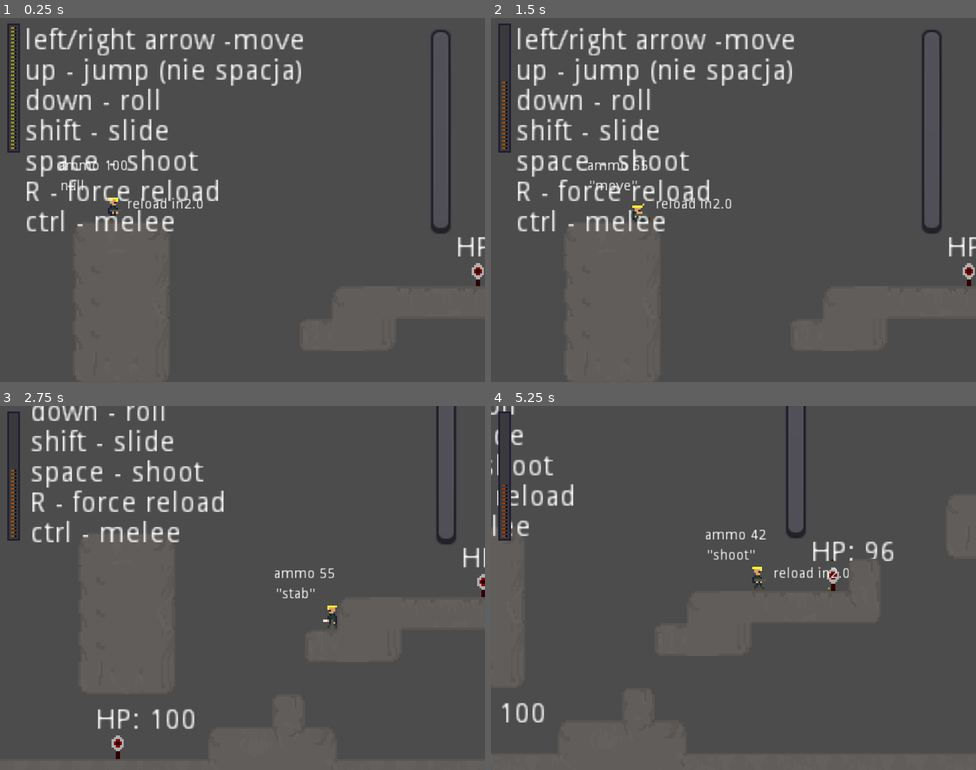
Above: before the commit, frames 1-4 (two rows, left to right).
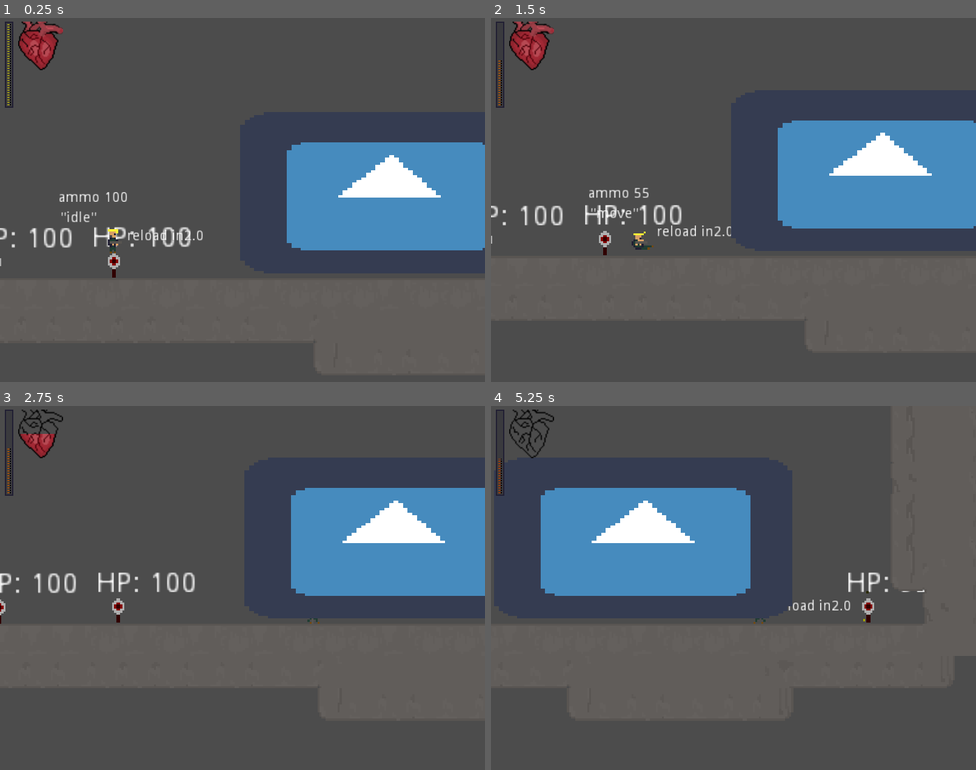
Above: after the commit, the same moments.

Repository: raczynskid/PixelSoldier
Game: Godot game, scene res://World.tscn
Same seed, same stepped clock (60 frames per second), same inputs: the game is played once before the commit and once after it. The engine's default icon, where the game draws it, is replaced by a stand-in: a white triangle on a blue panel in a dark square.
Inputs:
- Up to frame 1 (0.25 s): no input
- Up to frame 2 (1.5 s): hold Space (fire) 0.53-1.28 s; hold Right (ui_right) from 0.53 s (still down); tap Up (ui_up) at 0.77 s; tap Shift (slide) at 1.35 s
- Up to frame 3 (2.75 s): tap Up (ui_up) at 1.52 s; release Right (ui_right) at 2.03 s; hold Left (ui_left) from 2.03 s (still down); tap Ctrl (stab) at 2.1 s
- Up to frame 4 (5.25 s): release Left (ui_left) at 2.78 s; hold Right (ui_right) 2.78-4.28 s; tap Space (fire) at 2.85 s; tap Up (ui_up) at 3.02, 3.77, 4.52 s; hold Shift (slide) 3.53-4.28 s; hold Left (ui_left) 4.28-5.03 s; tap Ctrl (stab) at 4.35 s; hold Right (ui_right) from 5.03 s (still down); hold Space (fire) from 5.03 s (still down)

The runs differ from the first frame. In frame 1, 21% of the frame differs, in the area x 0-100%, y 1-74%; in frame 2, 21%; in frame 3, 20%; in frame 4, 19%.

Commit message:
#7 player taking damage from area collisions #18 artwork for health bar and connected to UI

Diff:
--- a/Characters/Player.gd
+++ b/Characters/Player.gd
@@ -13,6 +13,7 @@
 var roll_enabled = true
 var can_shoot = true
 var ammo = Globals.RIFLE_MAX_AMMO
+var hp = Globals.PLAYER_MAX_HP
 
 # load vectors
 var velocity = Vector2.ZERO
@@ -32,6 +33,7 @@
 
 # load UI elements
 onready var ammo_bar = get_node("UI/Interface/Bar/TextureProgress")
+onready var health_bar = get_node("UI/Interface/Bar/HP")
 
 # load misc nodes
 onready var beam = get_node("RifleBeam")
@@ -46,6 +48,7 @@
 
 	# update UI
 	ammo_bar.value = ammo
+	health_bar.value = hp
 
 	# apply gravity to player
 	velocity = gravity_modifiers(delta, velocity)
@@ -393,3 +396,6 @@
 
 func end_stab():
 	current_state = "idle"
+
+func take_damage(dmg):
+	hp -= dmg
--- a/Characters/Player.tscn
+++ b/Characters/Player.tscn
@@ -589,7 +589,12 @@
 [sub_resource type="RectangleShape2D" id=49]
 extents = Vector2( 3.21213, 5.15545 )
 
-[node name="Player" type="KinematicBody2D"]
+[sub_resource type="RectangleShape2D" id=50]
+extents = Vector2( 2.17047, 5.89108 )
+
+[node name="Player" type="KinematicBody2D" groups=[
+"player",
+]]
 script = ExtResource( 7 )
 
 [node name="AnimationTree" type="AnimationTree" parent="."]
@@ -675,4 +680,10 @@
 margin_top = 3.43313
 margin_right = 3.51483
 margin_bottom = 3.43311
+
+[node name="HitboxArea" type="Area2D" parent="."]
+
+[node name="Hitbox" type="CollisionShape2D" parent="HitboxArea"]
+position = Vector2( -1.15204, -5.83455 )
+shape = SubResource( 50 )
 [connection signal="area_entered" from="ActionPivot/knife_hurtbox" to="ActionPivot/knife_hurtbox" method="_on_knife_hurtbox_area_entered"]
--- a/Characters/knife_hurtbox.gd
+++ b/Characters/knife_hurtbox.gd
@@ -1,7 +1,7 @@
 extends Area2D
 onready var hit_object = null
 
-# called from hurtbox area area entered signal
+# called when hurtbox area entered signal
 func _on_knife_hurtbox_area_entered(body):
 	# body : Area2D
 	# get parent of the hitbox
--- /dev/null
+++ b/Environments/DamageArea.gd
@@ -0,0 +1,10 @@
+extends Area2D
+var hit_object = null
+
+func _on_DamageArea_body_entered(body):
+	if body.is_in_group("player"):
+		print("player entered dmg area")
+
+func _physics_process(delta):
+	for body in get_overlapping_bodies():
+		body.hp -= 1
--- /dev/null
+++ b/Environments/DamageArea.tscn
@@ -0,0 +1,21 @@
+[gd_scene load_steps=4 format=2]
+
+[ext_resource path="res://icon.png" type="Texture" id=1]
+[ext_resource path="res://Environments/DamageArea.gd" type="Script" id=2]
+
+[sub_resource type="RectangleShape2D" id=1]
+extents = Vector2( 75.1092, 40.4351 )
+
+[node name="Node2D" type="Node2D"]
+
+[node name="DamageArea" type="Area2D" parent="."]
+script = ExtResource( 2 )
+
+[node name="CollisionShape2D" type="CollisionShape2D" parent="DamageArea"]
+shape = SubResource( 1 )
+
+[node name="Sprite" type="Sprite" parent="."]
+position = Vector2( 1.47159, -0.210233 )
+scale = Vector2( 2.30733, 1.24307 )
+texture = ExtResource( 1 )
+[connection signal="body_entered" from="DamageArea" to="DamageArea" method="_on_DamageArea_body_entered"]
--- a/Globals.gd
+++ b/Globals.gd
@@ -8,6 +8,7 @@
 const BULLETSPEED = 900
 
 const PLAYER_SLIDE_FACTOR = 20
+const PLAYER_MAX_HP = 100
 const RIFLE_DMG = 1
 const MELEE_DMG = 30
 
--- a/UI/Control.tscn
+++ b/UI/Control.tscn
@@ -1,8 +1,10 @@
-[gd_scene load_steps=4 format=2]
+[gd_scene load_steps=6 format=2]
 
 [ext_resource path="res://UI/src/ammobar_background.png" type="Texture" id=1]
 [ext_resource path="res://UI/src/ammobar_foreground.png" type="Texture" id=2]
 [ext_resource path="res://UI/AmmoBarTint.gd" type="Script" id=3]
+[ext_resource path="res://UI/src/healthbar_background.png" type="Texture" id=4]
+[ext_resource path="res://UI/src/healthbar_foreground.png" type="Texture" id=5]
 
 [node name="Interface" type="Control"]
 margin_right = 7.0
@@ -11,12 +13,9 @@
 "_edit_use_anchors_": false
 }
 
-[node name="Bar" type="VBoxContainer" parent="."]
+[node name="Bar" type="HBoxContainer" parent="."]
 margin_right = 7.0
 margin_bottom = 71.0
-__meta__ = {
-"_edit_use_anchors_": false
-}
 
 [node name="TextureProgress" type="TextureProgress" parent="Bar"]
 margin_right = 7.0
@@ -28,3 +27,12 @@
 __meta__ = {
 "_edit_use_anchors_": false
 }
+
+[node name="HP" type="TextureProgress" parent="Bar"]
+margin_left = 11.0
+margin_right = 48.0
+margin_bottom = 71.0
+value = 50.0
+texture_under = ExtResource( 4 )
+texture_progress = ExtResource( 5 )
+fill_mode = 3
--- a/World.tscn
+++ b/World.tscn
@@ -3,7 +3,7 @@
 [ext_resource path="res://Environments/Tiles.tscn" type="PackedScene" id=1]
 [ext_resource path="res://Characters/Player.tscn" type="PackedScene" id=2]
 [ext_resource path="res://Characters/DummyTarget.tscn" type="PackedScene" id=3]
-[ext_resource path="res://UI/Control.tscn" type="PackedScene" id=4]
+[ext_resource path="res://Environments/DamageArea.tscn" type="PackedScene" id=4]
 
 [sub_resource type="AnimationNodeStateMachinePlayback" id=1]
 
@@ -15,7 +15,7 @@
 [node name="Level" type="Node" parent="."]
 
 [node name="Player" parent="Level" instance=ExtResource( 2 )]
-position = Vector2( 260.74, 228.923 )
+position = Vector2( 493.852, 503.035 )
 
 [node name="AnimationTree" parent="Level/Player" index="0"]
 process_mode = 0
@@ -25,6 +25,10 @@
 
 [node name="AnimationPlayer" parent="Level/Player" index="1"]
 method_call_mode = 1
+
+[node name="UI" parent="Level/Player" index="8"]
+scale = Vector2( 2, 2 )
+transform = Transform2D( 2, 0, 0, 2, 0, 0 )
 
 [node name="Label" type="Label" parent="Level/Player"]
 margin_left = -27.9873
@@ -59,13 +63,13 @@
 [node name="Tiles" parent="Level" instance=ExtResource( 1 )]
 
 [node name="ConcreteWalls" parent="Level/Tiles" index="0"]
-tile_data = PoolIntArray( 65576, 0, 0, 65577, 0, 131076, 655 …(7214 unchanged characters)… 2162694, 0, 131075, 2162695, 0, 2, 2162728, 0, 262146, 2162736, 0, 65541, 2162737, 0, 65538, 2228229, 0, 131072, 2228230, 0, 4, 2228231, 0, 65537, 2228232, 0, 327684, 2228233, 0, 65537, 2228234, 0, 131076, 2228235, 0, 131076, 2228236, 0, 131076, 2228237, 0, 131076, 2228238, 0, 131076, 2228239, 0, 1, 2228240, 0, 131076, 2228241, 0, 1, 2228242, 0, 131076, 2228243, 0, 1, 2228244, 0, 1, 2228245, 0, 1, 2228246, 0, 1, 2228247, 0, 131076, 2228248, 0, 131076, 2228249, 0, 131076, 2228250, 0, 1, 2228251, 0, 131076, 2228252, 0, 131076, 2228253, 0, 131076, 2228254, 0, 1, 2228255, 0, 131076, 2228256, 0, 1, 2228257, 0, 131076, 2228258, 0, 1, 2228259, 0, 131076, 2228260, 0, 1, 2228261, 0, 1, 2228262, 0, 1, 2228263, 0, 131076, 2228264, 0, 262145, 2228265, 0, 1, 2228266, 0, 131076, 222 …(1196 unchanged characters)…
+tile_data = PoolIntArray( 65576, 0, 0, 65577, 0, 131076, 655 …(7214 unchanged characters)… 2162694, 0, 131075, 2162695, 0, 2, 2162736, 0, 65541, 2162737, 0, 65538, 2228229, 0, 131072, 2228230, 0, 4, 2228231, 0, 65537, 2228232, 0, 327684, 2228233, 0, 65537, 2228234, 0, 131076, 2228235, 0, 131076, 2228236, 0, 131076, 2228237, 0, 131076, 2228238, 0, 131076, 2228239, 0, 1, 2228240, 0, 131076, 2228241, 0, 1, 2228242, 0, 131076, 2228243, 0, 1, 2228244, 0, 1, 2228245, 0, 1, 2228246, 0, 1, 2228247, 0, 131076, 2228248, 0, 131076, 2228249, 0, 131076, 2228250, 0, 1, 2228251, 0, 131076, 2228252, 0, 131076, 2228253, 0, 131076, 2228254, 0, 1, 2228255, 0, 131076, 2228256, 0, 1, 2228257, 0, 131076, 2228258, 0, 1, 2228259, 0, 131076, 2228260, 0, 1, 2228261, 0, 1, 2228262, 0, 1, 2228263, 0, 131076, 2228264, 0, 1, 2228265, 0, 1, 2228266, 0, 131076, 222 …(1196 unchanged characters)…
 
 [node name="RichTextLabel" type="RichTextLabel" parent="Level"]
-margin_left = 216.068
-margin_top = 143.522
-margin_right = 428.068
-margin_bottom = 246.522
+margin_left = 298.421
+margin_top = 110.819
+margin_right = 510.421
+margin_bottom = 213.819
 text = "left/right arrow -move
 up - jump (nie spacja)
 down - roll
@@ -98,7 +102,8 @@
 [node name="KinematicBody2D7" parent="Level" instance=ExtResource( 3 )]
 position = Vector2( 440.393, 266.412 )
 
-[node name="Interface" parent="." instance=ExtResource( 4 )]
+[node name="Node2D" parent="Level" instance=ExtResource( 4 )]
+position = Vector2( 628.195, 501.957 )
 
 [editable path="Level/Player"]
 
Not shown: 1 places in Characters/Player.tscn that only renumber resources
Binary file added: UI/src/healthbar.aseprite
Binary file added: UI/src/healthbar_background.png
Not shown, added: UI/src/healthbar_background.png.import
Binary file added: UI/src/healthbar_foreground.png
Not shown, added: UI/src/healthbar_foreground.png.import
